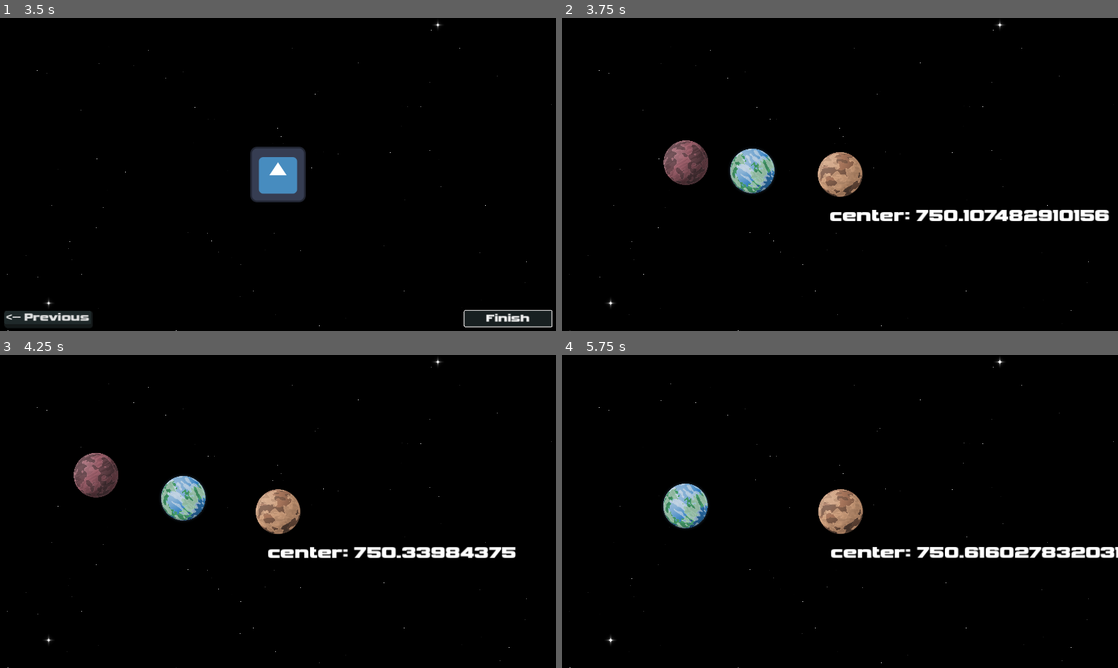
Above: before the commit, frames 1-4 (two rows, left to right).
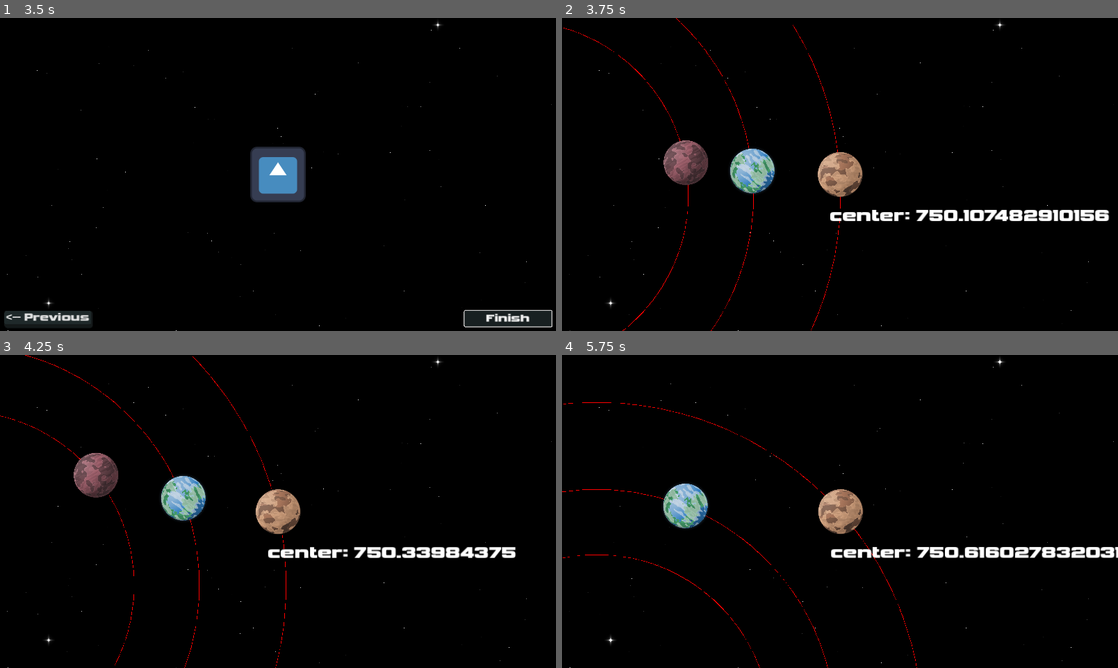
Above: after the commit, the same moments.

Repository: AnEvilPenguin/Pirate-Jam-16
Game: Godot game, scene res://Controllers/GameController/GameController.tscn
Same seed, same stepped clock (60 frames per second), same inputs: the game is played once before the commit and once after it. The engine's default icon, where the game draws it, is replaced by a stand-in: a white triangle on a blue panel in a dark square.
Inputs:
- Up to frame 1 (3.5 s): click "NEW GAME" at 0.5 s; click "Next -->" at 1.25 s; click "<-- Previous" at 2 s; click "Next -->" at 2.75 s
- Up to frame 2 (3.75 s): click "Finish" at 3.5 s
- Up to frame 3 (4.25 s): no input
- Up to frame 4 (5.75 s): tap Enter (ui_accept) at 4.25, 4.52, 5.27 s; hold Right (ui_right) from 4.28 s (still down)

Frame 1 is identical in both runs. In frame 2, 0.2% of the frame differs, in the area x 0-51%, y 0-100%; in frame 3, 0.2%; in frame 4, 0.3%, in the area x 0-64%, y 15-100%.

Commit message:
feat: basic orbit indicators

Diff:
--- /dev/null
+++ b/Scenes/Components/orbit_line.gd
@@ -0,0 +1,51 @@
+extends Node
+
+class_name OrbitLine
+
+@onready
+var line: Line2D = $Line2D
+
+@export
+var distance: float
+
+@export
+var pointCount: float = 360
+
+@export
+var centerPoint: Vector2 = Vector2.ZERO
+
+var _lastDistance: float
+
+
+# TODO get target, just parent?
+# TODO put target name just above line
+# TODO color line
+# TODO put distance on line
+# TODO get pluto position
+# TODO put name at same relative angle to pluto
+
+func _process(_delta):
+	if (_lastDistance != distance):
+		_draw_circle_at_point(centerPoint, distance, pointCount)
+		_lastDistance = distance
+
+func _draw_circle_at_point(center, radius, points):
+	line.clear_points()
+
+	var first
+
+	for i in range(points):
+		var angle = (i / points) * TAU
+
+		var x = center.x + radius * cos(angle)
+		var y = center.y + radius * sin(angle)
+
+		var vec = Vector2(x, y)
+
+		if (i == 0):
+			first = vec
+
+		line.add_point(vec)
+		pass
+
+	line.add_point(first)
--- /dev/null
+++ b/Scenes/Components/orbit_line.tscn
@@ -0,0 +1,11 @@
+[gd_scene load_steps=2 format=3 uid="uid://dmb1oatxee3p6"]
+
+[ext_resource type="Script" path="res://Scenes/Components/orbit_line.gd" id="1_82iq0"]
+
+[node name="OrbitLine" type="Node"]
+script = ExtResource("1_82iq0")
+
+[node name="Line2D" type="Line2D" parent="."]
+z_as_relative = false
+width = 1.0
+default_color = Color(1, 0, 0, 1)
--- a/Scenes/Planets/Pluto/pluto.gd
+++ b/Scenes/Planets/Pluto/pluto.gd
@@ -9,11 +9,16 @@
 @export
 var orbitalDistance: float
 
+@onready
+var _orbitLine: OrbitLine = $OrbitLine
+
 var _centerPosition = Vector2.ZERO
 
 func _ready():
 	if (orbitalDistance < 1.0):
 		orbitalDistance = global_position.x
+
+	_orbitLine.distance = orbitalDistance
 
 func _process(delta):
 	var dirToCenter = global_position - _centerPosition
@@ -34,3 +39,4 @@
 func _set_player_movement(delta):
 	var change = Input.get_axis("ui_down", "ui_up")
 	orbitalDistance += (change * orbitalAcceleration) * delta
+	_orbitLine.distance = orbitalDistance
--- a/Scenes/Planets/Pluto/pluto.tscn
+++ b/Scenes/Planets/Pluto/pluto.tscn
@@ -1,7 +1,8 @@
-[gd_scene load_steps=5 format=3 uid="uid://d0ojrocirr1jq"]
+[gd_scene load_steps=6 format=3 uid="uid://d0ojrocirr1jq"]
 
 [ext_resource type="Script" path="res://Scenes/Planets/Pluto/pluto.gd" id="1_4sphj"]
 [ext_resource type="Texture2D" uid="uid://dmb7nvxpy08jj" path="res://Assets/Planets/planet05.png" id="1_6x4n2"]
+[ext_resource type="PackedScene" uid="uid://dmb1oatxee3p6" path="res://Scenes/Components/orbit_line.tscn" id="3_6nla0"]
 
 [sub_resource type="CircleShape2D" id="CircleShape2D_78acu"]
 radius = 47.0
@@ -9,6 +10,8 @@
 [sub_resource type="Theme" id="Theme_lqlt5"]
 
 [node name="Pluto" type="CharacterBody2D"]
+z_index = 1
+z_as_relative = false
 slide_on_ceiling = false
 script = ExtResource("1_4sphj")
 
@@ -28,3 +31,5 @@
 offset_bottom = 119.0
 theme = SubResource("Theme_lqlt5")
 text = "center: "
+
+[node name="OrbitLine" parent="." instance=ExtResource("3_6nla0")]
--- a/Scenes/Planets/base_planet.gd
+++ b/Scenes/Planets/base_planet.gd
@@ -12,6 +12,9 @@
 @export
 var orbitalDistance: float
 
+@onready
+var _orbitLine: OrbitLine = $OrbitLine
+
 var _centerPosition: Vector2
 
 func _ready():
@@ -19,6 +22,8 @@
 
 	if (orbitalDistance < 1.0):
 		orbitalDistance = global_position.x
+
+	_orbitLine.distance = orbitalDistance
 
 	if (center == null):
 		_centerPosition = Vector2.ZERO
--- a/Scenes/Planets/base_planet.tscn
+++ b/Scenes/Planets/base_planet.tscn
@@ -1,11 +1,14 @@
-[gd_scene load_steps=3 format=3 uid="uid://cd8d6l4opsm2d"]
+[gd_scene load_steps=4 format=3 uid="uid://cd8d6l4opsm2d"]
 
 [ext_resource type="Script" path="res://Scenes/Planets/base_planet.gd" id="1_mmngi"]
+[ext_resource type="PackedScene" uid="uid://dmb1oatxee3p6" path="res://Scenes/Components/orbit_line.tscn" id="2_h8juc"]
 
 [sub_resource type="CircleShape2D" id="CircleShape2D_7avgr"]
 radius = 50.0
 
 [node name="BasePlanet" type="CharacterBody2D"]
+z_index = 1
+z_as_relative = false
 motion_mode = 1
 script = ExtResource("1_mmngi")
 
@@ -14,3 +17,5 @@
 
 [node name="CollisionShape2D" type="CollisionShape2D" parent="."]
 shape = SubResource("CircleShape2D_7avgr")
+
+[node name="OrbitLine" parent="." instance=ExtResource("2_h8juc")]
